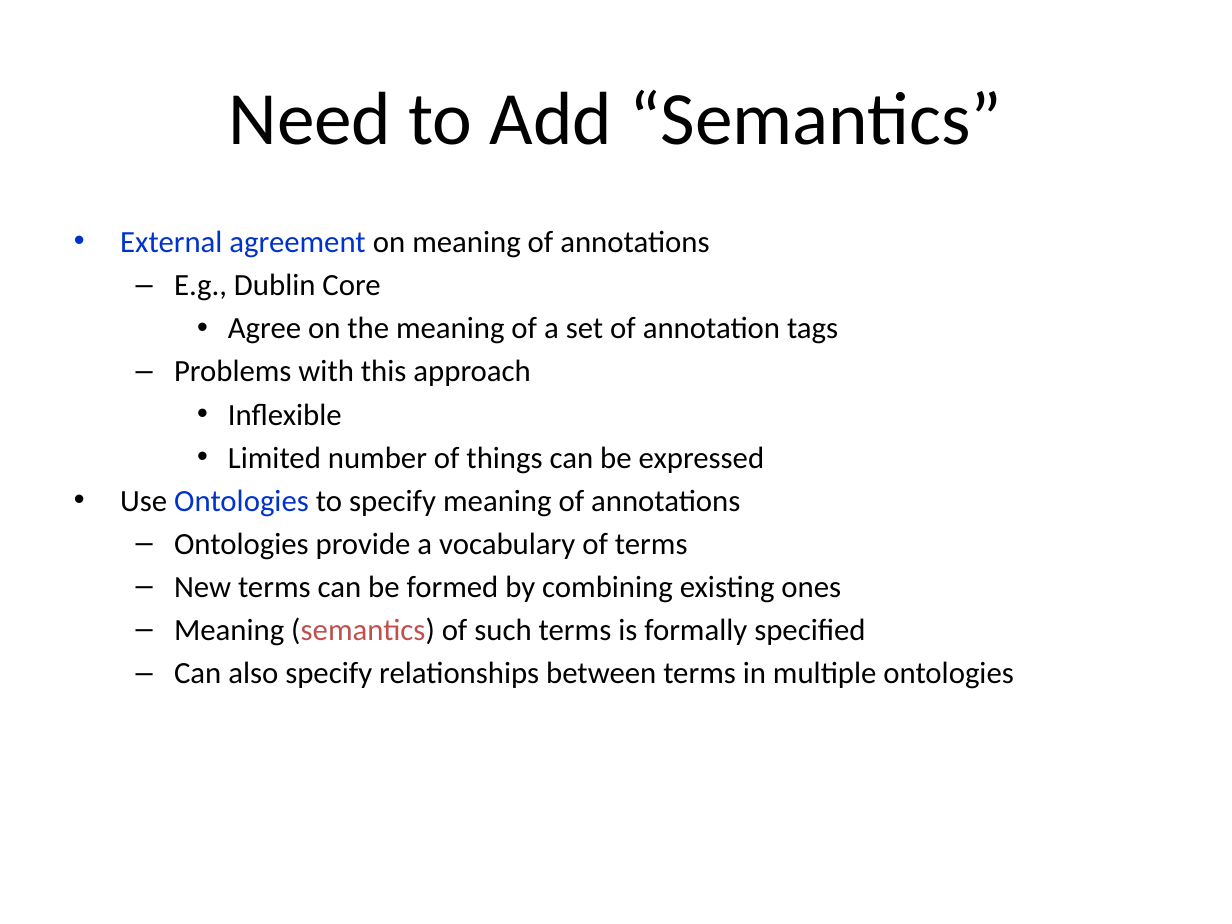
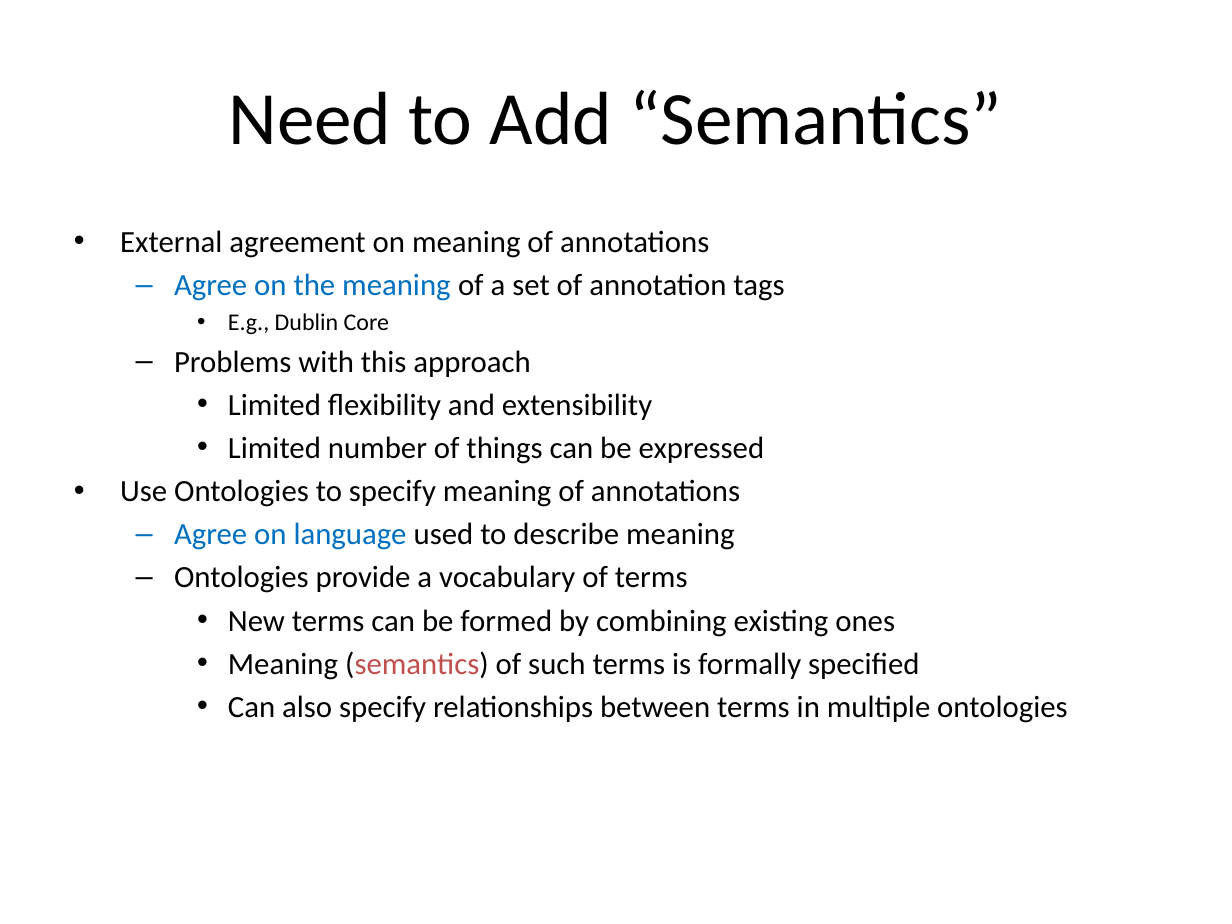
Before and after one commit to selminessrine/faculty-semweb, a slide deck: slide 14 of doc/workshop/Introduction to Semantic Web and Ontologies-shortversion.pptx (slide 13 before the commit). Drawn at 1232x924 pixels with LibreOffice and Linux fonts; fonts in the diff are those of the drawing. Boxes give left, top, right and bottom in pixels: in the first picture for what was removed or moved away, otherwise in the second. Text is boxed around its words. In the diff, an @@ line names an element or a change of style, - is before the commit and + after.

```diff
--- a/doc/workshop/Introduction to Semantic Web and Ontologies-shortversion.pptx
+++ b/doc/workshop/Introduction to Semantic Web and Ontologies-shortversion.pptx
@@ text at [120, 230, 1067, 723]: text colour #0033CC to #000000 in "External agreement", "Ontologies"; size 18 to 14 pt in "E.g., Dublin Core"; bullet – to •; list level 2 to 3 in "E.g., Dublin Core"; list level 2 to 3 in "New terms can be formed ..."; list level 2 to 3 in "Meaning (semantics) of such terms ..."; list level 2 to 3 in "Can also specify relationships between ..." @@
@@ text at [174, 273, 784, 301]: paragraph added @@
+  – Agree on the meaning of a set of annotation tags
@@ text at [228, 316, 838, 344]: paragraph removed @@
-    • Agree on the meaning of a set of annotation tags
@@ text at [228, 393, 652, 420]: text changed @@
-    • Inflexible
+    • Limited flexibility and extensibility
@@ text at [174, 522, 734, 550]: paragraph added @@
+  – Agree on language used to describe meaning
```
Also in this commit, not shown: 3 other slides changed, 1 slide added.
